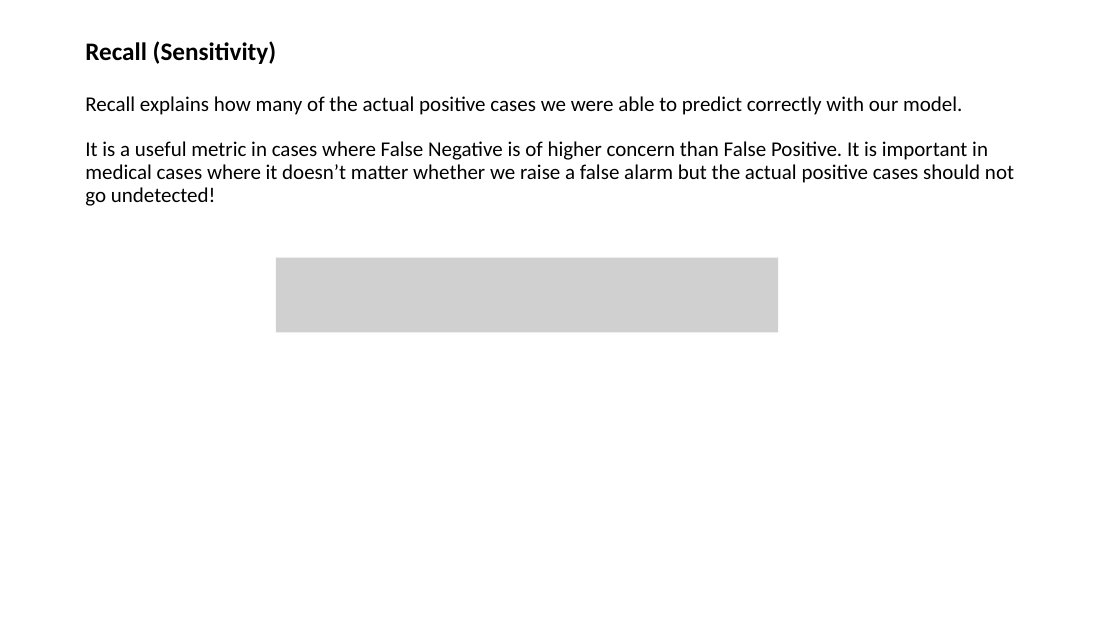
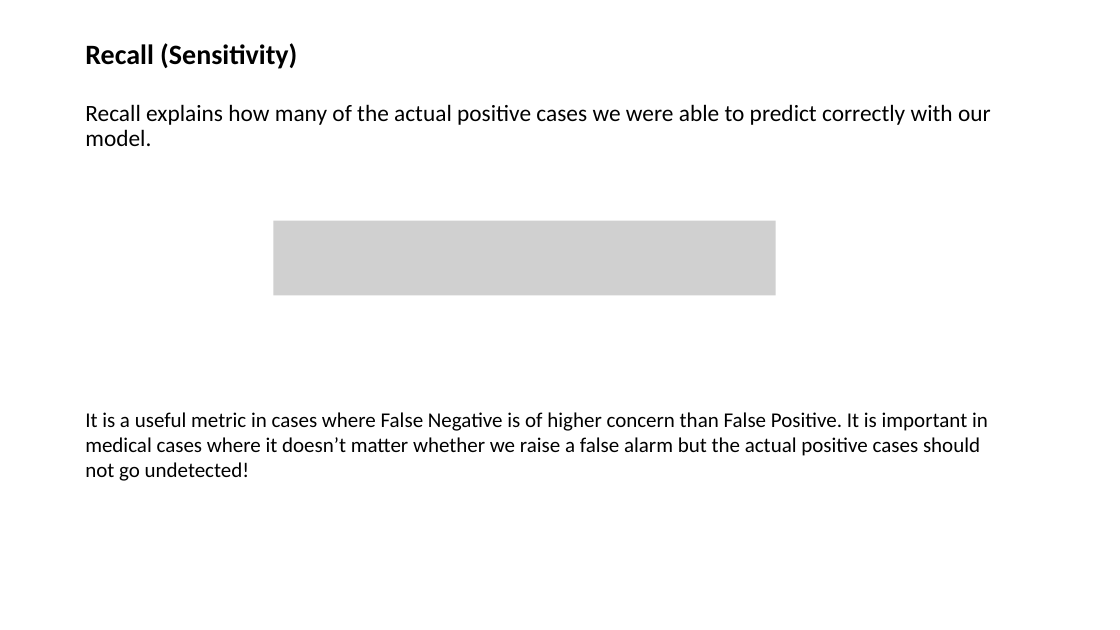
Before and after one commit to MarcoCalbucci/DataAnalytics, a slide deck: slide 19 of PredictiveModeling/Classification/Classification.pptx (slide 13 before the commit). Drawn at 1120x630 pixels with LibreOffice and Linux fonts; fonts in the diff are those of the drawing; grey boxes stand for pictures. Boxes give left, top, right and bottom in pixels: in the first picture for what was removed or moved away, otherwise in the second. Text is boxed around its words. In the diff, an @@ line names an element or a change of style, - is before the commit and + after.

Commit message:
Classification.pptx: aggiunta teoria modelli classificazione

```diff
--- a/PredictiveModeling/Classification/Classification.pptx
+++ b/PredictiveModeling/Classification/Classification.pptx
@@ title at [85,43,991,146]: text changed; size 18 to 20 pt @@
-Recall (Sensitivity)
-Recall explains how many of the actual positive cases we were able to predict correctly with our model.
-It is a useful metric in cases where False Negative is of higher concern than False Positive. It is important in medical cases where it doesn’t matter whether we raise a false alarm but the actual positive cases should not go undetected!
+Recall (Sensitivity)
+Recall explains how many of the actual positive cases we were able to predict correctly with our model.
@@ picture: place and size @@
-picture at [276,258,779,333]
+picture at [274,221,776,296]
@@ text added at [85,412,988,481], 18 pt, text #000000 @@
+It is a useful metric in cases where False Negative is of higher concern than False Positive. It is important in medical cases where it doesn’t matter whether we raise a false alarm but the actual positive cases should not go undetected!
```
Also in this commit, not shown: 5 other slides changed, 8 slides added, 1 slide removed.
